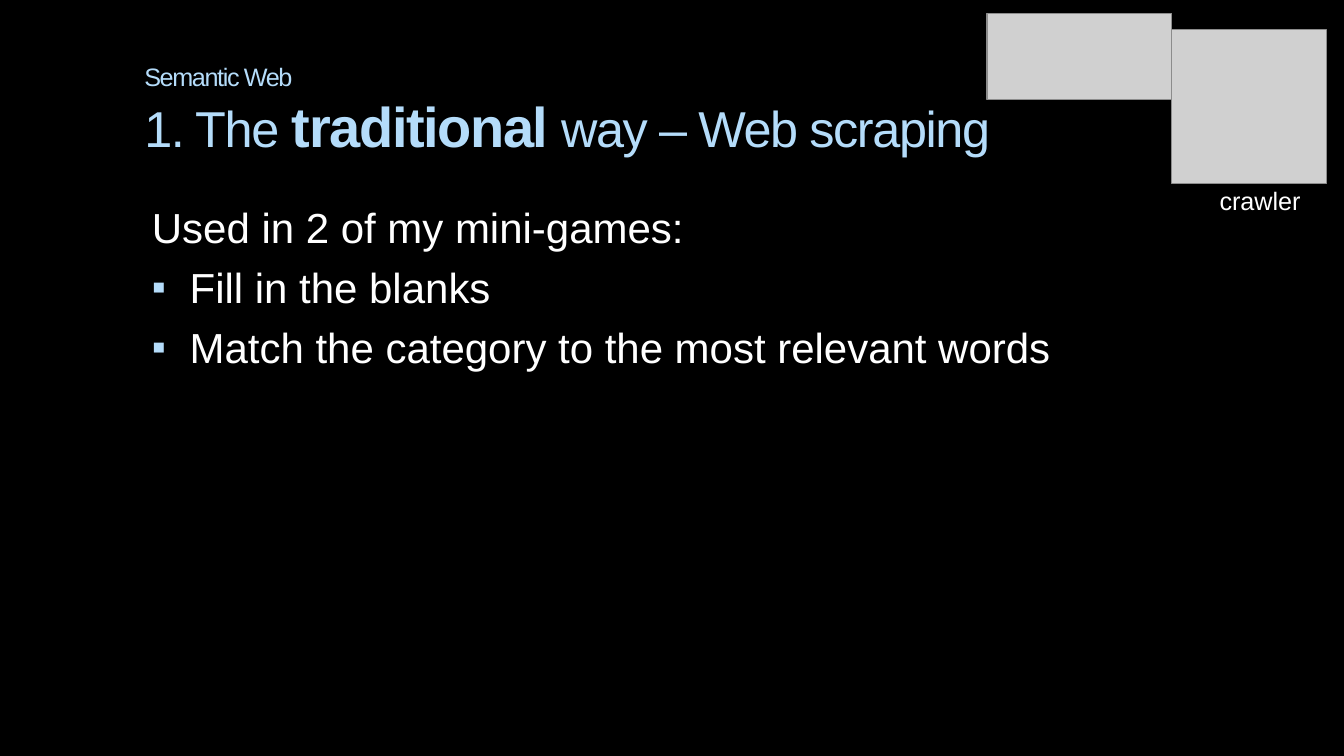
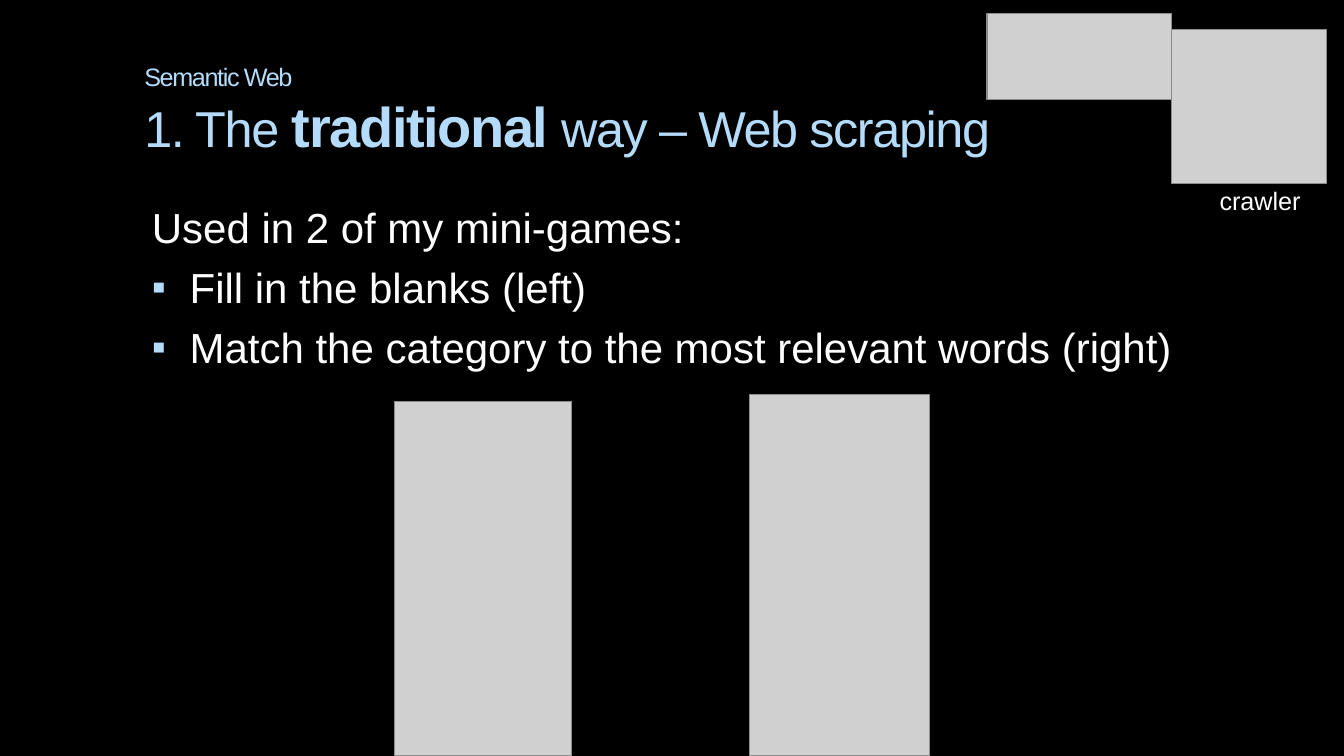
Before and after one commit to AlexanderPoone/tempusespatium, a slide deck: slide 6 of shitty_ppt.pptx. Drawn at 1344x756 pixels with LibreOffice and Linux fonts; fonts in the diff are those of the drawing; grey boxes stand for pictures; background and template pictures are left out. Boxes give left, top, right and bottom in pixels: in the first picture for what was removed or moved away, otherwise in the second. Text is boxed around its words. In the diff, an @@ line names an element or a change of style, - is before the commit and + after.

```diff
--- a/shitty_ppt.pptx
+++ b/shitty_ppt.pptx
@@ text at box(190, 272, 1172, 372): text changed @@
-▪ Fill in the blanks
-▪ Match the category to the most relevant words
+▪ Fill in the blanks (left)
+▪ Match the category to the most relevant words (right)
@@ picture added at box(395, 401, 573, 756) @@
@@ picture added at box(749, 395, 930, 756) @@
```
Also in this commit, not shown: 4 other slides changed, 2 other files.
